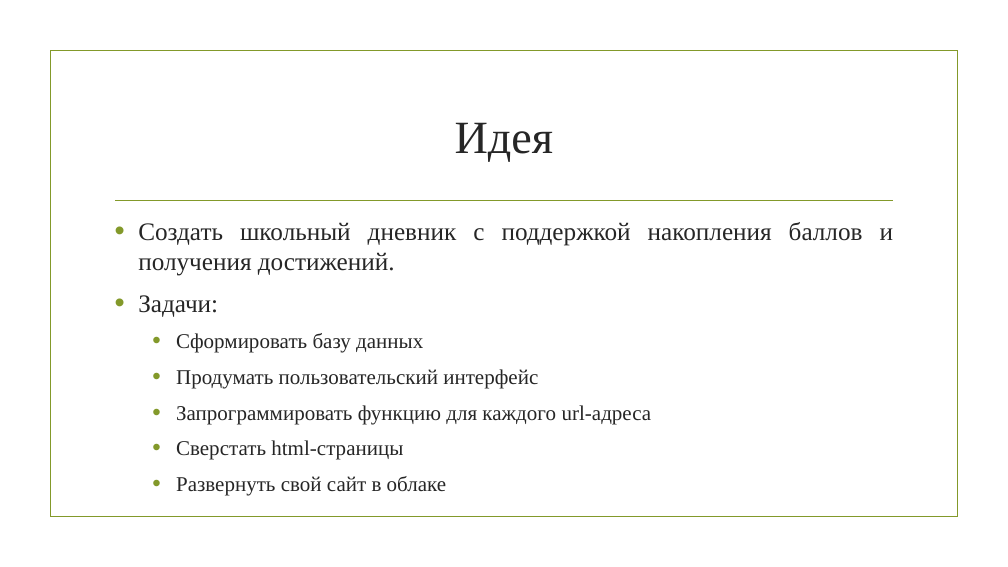
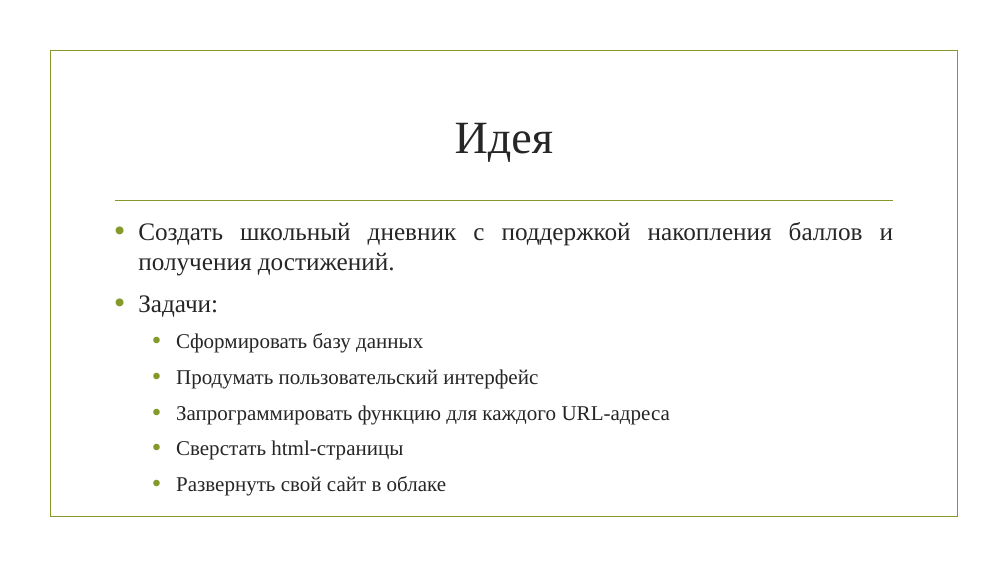
Before and after one commit to CringeCode228/WebSite, a slide deck: slide 2 of Электронный дневник.pptx. Drawn at 1008x567 pixels with LibreOffice and Linux fonts; fonts in the diff are those of the drawing; background and template pictures are left out. Boxes give left, top, right and bottom in pixels: in the first picture for what was removed or moved away, otherwise in the second. Text is boxed around its words. In the diff, an @@ line names an element or a change of style, - is before the commit and + after.

Commit message:
presentation

```diff
--- a/Электронный дневник.pptx
+++ b/Электронный дневник.pptx
@@ text at [176,405,670,424]: text changed @@
-  • Запрограммировать функцию для каждого url-адреса
+  • Запрограммировать функцию для каждого URL-адреса
```
Also in this commit, not shown: 1 slide added.
